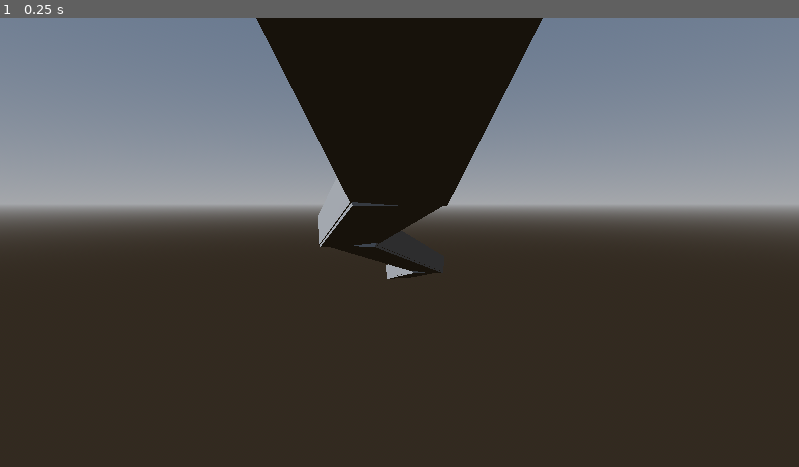
Above: before the commit, frame 1.
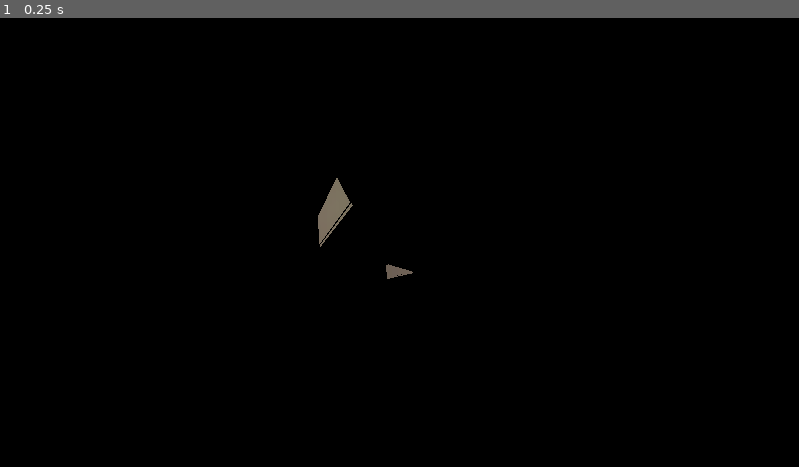
Above: after the commit, the same moment.

Repository: onion-coding/marbles-game2
Game: Godot game, scene res://launcher.tscn
The game is run twice, just before and just after one commit, with the same random seed, the same clock (stepped at 60 frames per second) and the same inputs.
Inputs:
- Up to frame 1 (0.25 s): no input

The runs differ from the first frame. In frame 1, 89% of the frame differs, in the area x 0-100%, y 0-100%.

Commit message:
M7.0: Visual pass — PBR materials + bloom + tone-mapping
First step of M7 (Visual + UI). Centralizes the WorldEnvironment +
DirectionalLight in EnvironmentBuilder so all six tracks share the same
production look, and upgrades each track's key materials to PBR with
selective emission so they pop in the bloom pass.

EnvironmentBuilder (game/visuals/environment_builder.gd)
- ACES filmic tone mapping (replaces Godot's default linear).
- Glow/bloom enabled with HDR threshold 1.0 — emissive surfaces glow.
- SSAO for contact shadows under chips, pegs, dice.
- Procedural sky tinted toward warm casino interior; ambient from sky.
- Mild fog (density 0.005) for depth.
- Color grading: contrast 1.05, saturation 1.10.
- Sun: 4-split PSSM shadows, energy 1.2, warm color, side-lit angle.

Marble (sim/marble_spawner.gd)
- StandardMaterial3D upgraded: metallic 0.3, roughness 0.18, emission
  enabled at 0.45× the marble's color. Each marble reads as a glowing
  glass orb at distance.

Per-track PBR refinement
- Craps: chip stacks → polished gold (metallic 0.7, emissive 0.20). Dice
  get slight metallic for plastic-ivory feel.
- Poker: pot → emissive gold (metallic 0.85, emissive 0.35). Card faces
  get higher specular for glossy paper feel.
- Slots: cabinet chrome bumped to 1.0 metallic / 0.10 roughness. Reel
  teeth solid_mat helper now adds emission of the tooth color.
- Plinko: pegs → chrome (metallic 0.85, slight emission). Slot dividers
  emissive (gold/red) so the slot row reads as the arcade focal point.
- Roulette: helix brass rail → metallic 0.85 with mild emission.

Smoke test: fairness 4/4, sim PASS for all 6 tracks (RAMP, ROULETTE,
CRAPS, POKER, SLOTS, PLINKO), roundtrip OK on each. Frame counts
identical to pre-pass, confirming visual changes didn't perturb the
physics path.

Co-Authored-By: Claude Opus 4.7 (1M context) <noreply@anthropic.com>

Diff:
--- a/game/live_main.gd
+++ b/game/live_main.gd
@@ -148,17 +148,5 @@
 	get_tree().quit(0)
 
 func _build_environment() -> void:
-	var light := DirectionalLight3D.new()
-	light.rotation_degrees = Vector3(-50, -30, 0)
-	light.shadow_enabled = true
-	add_child(light)
-
-	var env := WorldEnvironment.new()
-	var e := Environment.new()
-	e.background_mode = Environment.BG_SKY
-	var sky := Sky.new()
-	sky.sky_material = ProceduralSkyMaterial.new()
-	e.sky = sky
-	e.ambient_light_source = Environment.AMBIENT_SOURCE_SKY
-	env.environment = e
-	add_child(env)
+	add_child(EnvironmentBuilder.build_sun())
+	add_child(EnvironmentBuilder.build_environment())
--- a/game/main.gd
+++ b/game/main.gd
@@ -128,17 +128,5 @@
 	get_tree().quit(0)
 
 func _build_environment() -> void:
-	var light := DirectionalLight3D.new()
-	light.rotation_degrees = Vector3(-50, -30, 0)
-	light.shadow_enabled = true
-	add_child(light)
-
-	var env := WorldEnvironment.new()
-	var e := Environment.new()
-	e.background_mode = Environment.BG_SKY
-	var sky := Sky.new()
-	sky.sky_material = ProceduralSkyMaterial.new()
-	e.sky = sky
-	e.ambient_light_source = Environment.AMBIENT_SOURCE_SKY
-	env.environment = e
-	add_child(env)
+	add_child(EnvironmentBuilder.build_sun())
+	add_child(EnvironmentBuilder.build_environment())
--- a/game/playback_main.gd
+++ b/game/playback_main.gd
@@ -46,17 +46,5 @@
 	return best
 
 func _build_environment() -> void:
-	var light := DirectionalLight3D.new()
-	light.rotation_degrees = Vector3(-50, -30, 0)
-	light.shadow_enabled = true
-	add_child(light)
-
-	var env := WorldEnvironment.new()
-	var e := Environment.new()
-	e.background_mode = Environment.BG_SKY
-	var sky := Sky.new()
-	sky.sky_material = ProceduralSkyMaterial.new()
-	e.sky = sky
-	e.ambient_light_source = Environment.AMBIENT_SOURCE_SKY
-	env.environment = e
-	add_child(env)
+	add_child(EnvironmentBuilder.build_sun())
+	add_child(EnvironmentBuilder.build_environment())
--- a/game/sim/marble_spawner.gd
+++ b/game/sim/marble_spawner.gd
@@ -26,8 +26,17 @@
 	sphere.radius = RADIUS
 	sphere.height = RADIUS * 2.0
 	mesh_inst.mesh = sphere
+	# PBR-tuned marble: slight metallic + low roughness for a glass-bead shine,
+	# plus a low-energy emission of the marble's color so bloom turns each
+	# marble into a faintly-glowing orb that reads from a distance.
 	var mat := StandardMaterial3D.new()
 	mat.albedo_color = color
+	mat.metallic = 0.30
+	mat.metallic_specular = 0.6
+	mat.roughness = 0.18
+	mat.emission_enabled = true
+	mat.emission = color
+	mat.emission_energy_multiplier = 0.45
 	mesh_inst.material_override = mat
 	marble.add_child(mesh_inst)
 
--- a/game/tracks/craps_track.gd
+++ b/game/tracks/craps_track.gd
@@ -223,8 +223,12 @@
 func _build_chip_stacks() -> void:
 	var chip_mat := StandardMaterial3D.new()
 	chip_mat.albedo_color = COLOR_CHIP
-	chip_mat.metallic = 0.5
-	chip_mat.roughness = 0.4
+	chip_mat.metallic = 0.7
+	chip_mat.metallic_specular = 0.8
+	chip_mat.roughness = 0.30
+	chip_mat.emission_enabled = true
+	chip_mat.emission = COLOR_CHIP
+	chip_mat.emission_energy_multiplier = 0.20
 
 	for r in range(CHIP_ROW_X.size()):
 		var row_x: float = CHIP_ROW_X[r]
@@ -311,7 +315,8 @@
 func _build_dice() -> void:
 	var dice_mat := StandardMaterial3D.new()
 	dice_mat.albedo_color = COLOR_DICE
-	dice_mat.roughness = 0.3
+	dice_mat.metallic = 0.10
+	dice_mat.roughness = 0.35
 
 	for i in range(DICE_COUNT):
 		var body := AnimatableBody3D.new()
--- a/game/tracks/plinko_track.gd
+++ b/game/tracks/plinko_track.gd
@@ -193,8 +193,12 @@
 func _build_peg_forest() -> void:
 	var peg_mat := StandardMaterial3D.new()
 	peg_mat.albedo_color = COLOR_PEG
-	peg_mat.metallic = 0.4
-	peg_mat.roughness = 0.4
+	peg_mat.metallic = 0.85
+	peg_mat.metallic_specular = 0.9
+	peg_mat.roughness = 0.20
+	peg_mat.emission_enabled = true
+	peg_mat.emission = Color(0.95, 0.85, 1.0)
+	peg_mat.emission_energy_multiplier = 0.15
 
 	var pegs := StaticBody3D.new()
 	pegs.name = "Pegs"
@@ -240,9 +244,17 @@
 	floor_mat.albedo_color = COLOR_SLOT_FLOOR
 	var div_gold := StandardMaterial3D.new()
 	div_gold.albedo_color = COLOR_DIVIDER_GOLD
-	div_gold.metallic = 0.7
+	div_gold.metallic = 0.8
+	div_gold.roughness = 0.30
+	div_gold.emission_enabled = true
+	div_gold.emission = COLOR_DIVIDER_GOLD
+	div_gold.emission_energy_multiplier = 0.40
 	var div_red := StandardMaterial3D.new()
 	div_red.albedo_color = COLOR_DIVIDER_RED
+	div_red.roughness = 0.40
+	div_red.emission_enabled = true
+	div_red.emission = COLOR_DIVIDER_RED
+	div_red.emission_energy_multiplier = 0.40
 
 	var slots := StaticBody3D.new()
 	slots.name = "SlotRow"
--- a/game/tracks/poker_track.gd
+++ b/game/tracks/poker_track.gd
@@ -269,7 +269,8 @@
 func _build_cards() -> void:
 	var face_mat := StandardMaterial3D.new()
 	face_mat.albedo_color = COLOR_CARD_FACE
-	face_mat.roughness = 0.25
+	face_mat.roughness = 0.20
+	face_mat.metallic_specular = 0.7
 
 	for i in range(CARD_COUNT):
 		var x_local: float = CARD_X_START + float(i) * CARD_X_STEP
@@ -321,8 +322,12 @@
 func _build_pot() -> void:
 	var pot_mat := StandardMaterial3D.new()
 	pot_mat.albedo_color = COLOR_POT
-	pot_mat.metallic = 0.6
-	pot_mat.roughness = 0.4
+	pot_mat.metallic = 0.85
+	pot_mat.metallic_specular = 0.9
+	pot_mat.roughness = 0.25
+	pot_mat.emission_enabled = true
+	pot_mat.emission = COLOR_POT
+	pot_mat.emission_energy_multiplier = 0.35
 
 	var pot := StaticBody3D.new()
 	pot.name = "Pot"
--- a/game/tracks/roulette_track.gd
+++ b/game/tracks/roulette_track.gd
@@ -143,7 +143,12 @@
 	wood_mat.albedo_color = COLOR_MAHOGANY
 	var brass_mat := StandardMaterial3D.new()
 	brass_mat.albedo_color = COLOR_BRASS
-	brass_mat.metallic = 0.6
+	brass_mat.metallic = 0.85
+	brass_mat.metallic_specular = 0.85
+	brass_mat.roughness = 0.30
+	brass_mat.emission_enabled = true
+	brass_mat.emission = COLOR_BRASS
+	brass_mat.emission_energy_multiplier = 0.20
 
 	# Per-segment length: sum of tangent magnitude × dt approximated as
 	# arc-length over the segment count, with a 1.2× overlap so adjacent
--- a/game/tracks/slots_track.gd
+++ b/game/tracks/slots_track.gd
@@ -140,8 +140,9 @@
 func _build_cabinet() -> void:
 	var chrome_mat := StandardMaterial3D.new()
 	chrome_mat.albedo_color = COLOR_CHROME
-	chrome_mat.metallic = 0.85
-	chrome_mat.roughness = 0.15
+	chrome_mat.metallic = 1.0
+	chrome_mat.metallic_specular = 1.0
+	chrome_mat.roughness = 0.10
 
 	var cabinet := StaticBody3D.new()
 	cabinet.name = "Cabinet"
@@ -323,6 +324,13 @@
 func _solid_mat(c: Color) -> StandardMaterial3D:
 	var m := StandardMaterial3D.new()
 	m.albedo_color = c
+	# Default to a slight emission tint of the same color so reel teeth pop
+	# in the bloom pass — chrome cabinet vibe needs the vivid reels to read.
+	m.emission_enabled = true
+	m.emission = c
+	m.emission_energy_multiplier = 0.30
+	m.metallic_specular = 0.6
+	m.roughness = 0.4
 	return m
 
 func _add_box(parent: Node, node_name: String, tx: Transform3D, size: Vector3, mat: StandardMaterial3D) -> void:
--- /dev/null
+++ b/game/visuals/environment_builder.gd
@@ -0,0 +1,97 @@
+class_name EnvironmentBuilder
+extends RefCounted
+
+# Builds the shared production environment (WorldEnvironment + DirectionalLight)
+# used by every entry-point scene. Centralizing this so the M7 visual pass can
+# tune one place and have all six tracks (sim / playback / web / live / verify)
+# pick up the same look.
+#
+# What's in the environment:
+#   - ACES filmic tone mapping (instead of linear default → instant cinematic).
+#   - Bloom (glow) so emissive marbles read as glowing orbs at distance.
+#   - SSAO for contact shadows on chip stacks, pegs, dice.
+#   - Procedural sky tinted toward warm casino interior; ambient inherits
+#     from sky so unlit faces have plausible color.
+#   - Mild fog for depth separation on long tracks.
+#
+# What's NOT here:
+#   - Per-track mood lights — those stay in each track's _build_mood_light.
+#   - HDRI / sky textures — using procedural for now (no asset shipping).
+
+static func build_environment() -> WorldEnvironment:
+	var node := WorldEnvironment.new()
+	node.name = "Environment"
+	var env := Environment.new()
+
+	# Sky
+	var sky := Sky.new()
+	var sky_mat := ProceduralSkyMaterial.new()
+	# Slightly warm, low-saturation sky — reads as "indoor casino" rather than
+	# "outdoor blue sky".
+	sky_mat.sky_top_color = Color(0.10, 0.08, 0.12)
+	sky_mat.sky_horizon_color = Color(0.20, 0.15, 0.10)
+	sky_mat.ground_bottom_color = Color(0.06, 0.05, 0.05)
+	sky_mat.ground_horizon_color = Color(0.18, 0.13, 0.08)
+	sky_mat.sun_angle_max = 30.0
+	sky_mat.sun_curve = 0.10
+	sky.sky_material = sky_mat
+	env.background_mode = Environment.BG_SKY
+	env.sky = sky
+
+	# Ambient light from the sky, modest energy so direct lights still pop.
+	env.ambient_light_source = Environment.AMBIENT_SOURCE_SKY
+	env.ambient_light_energy = 0.45
+
+	# Tone mapping — filmic ACES is the current Godot best-practice for
+	# physically-based scenes. Default linear blows out emissive highlights.
+	env.tonemap_mode = Environment.TONE_MAPPER_ACES
+	env.tonemap_exposure = 1.0
+	env.tonemap_white = 6.0
+
+	# Bloom: pick up emissive surfaces and bright highlights.
+	env.glow_enabled = true
+	env.glow_intensity = 0.6
+	env.glow_strength = 1.0
+	env.glow_bloom = 0.10
+	env.glow_blend_mode = Environment.GLOW_BLEND_MODE_ADDITIVE
+	env.glow_hdr_threshold = 1.0
+	env.glow_hdr_scale = 2.0
+
+	# SSAO — contact shadows under chips/pegs/dice. Subtle, not crushing.
+	env.ssao_enabled = true
+	env.ssao_radius = 0.8
+	env.ssao_intensity = 1.4
+	env.ssao_power = 1.5
+	env.ssao_detail = 0.5
+
+	# Light fog for depth/atmosphere — keeps long tracks from looking flat.
+	env.fog_enabled = true
+	env.fog_light_color = Color(0.10, 0.08, 0.10)
+	env.fog_light_energy = 0.6
+	env.fog_density = 0.005   # very mild
+
+	# Adjustments — slight color grading toward warmer.
+	env.adjustment_enabled = true
+	env.adjustment_brightness = 1.0
+	env.adjustment_contrast = 1.05
+	env.adjustment_saturation = 1.10
+
+	node.environment = env
+	return node
+
+# The sun: directional light at a slight side-angle so casinos read 3D rather
+# than top-lit-flat. Soft shadows on by default. Returns the configured node;
+# caller add_child's it.
+static func build_sun() -> DirectionalLight3D:
+	var sun := DirectionalLight3D.new()
+	sun.name = "Sun"
+	sun.rotation_degrees = Vector3(-55.0, -38.0, 0.0)
+	sun.light_color = Color(1.0, 0.95, 0.85)
+	sun.light_energy = 1.2
+	sun.shadow_enabled = true
+	sun.shadow_blur = 1.5
+	# PSSM splits — closer cascades sharper, far cascades blurrier. 4-split
+	# gives reasonable shadow quality for the depth range our tracks span.
+	sun.directional_shadow_mode = DirectionalLight3D.SHADOW_PARALLEL_4_SPLITS
+	sun.directional_shadow_max_distance = 100.0
+	return sun
--- a/game/web_main.gd
+++ b/game/web_main.gd
@@ -111,17 +111,5 @@
 	get_tree().quit(0)
 
 func _build_environment() -> void:
-	var light := DirectionalLight3D.new()
-	light.rotation_degrees = Vector3(-50, -30, 0)
-	light.shadow_enabled = true
-	add_child(light)
-
-	var env := WorldEnvironment.new()
-	var e := Environment.new()
-	e.background_mode = Environment.BG_SKY
-	var sky := Sky.new()
-	sky.sky_material = ProceduralSkyMaterial.new()
-	e.sky = sky
-	e.ambient_light_source = Environment.AMBIENT_SOURCE_SKY
-	env.environment = e
-	add_child(env)
+	add_child(EnvironmentBuilder.build_sun())
+	add_child(EnvironmentBuilder.build_environment())
Not shown, added: game/visuals/environment_builder.gd.uid
